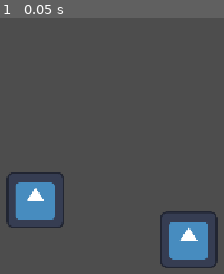
Above: before the commit, frame 1.
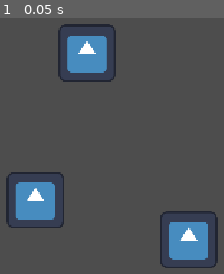
Above: after the commit, the same moment.

Repository: jakobbbb/find-your-boo
Game: Godot game, scene res://test.tscn
Same seed, same stepped clock (60 frames per second), same inputs: the game is played once before the commit and once after it. The engine's default icon, where the game draws it, is replaced by a stand-in: a white triangle on a blue panel in a dark square.
Inputs:
- Up to frame 1 (0.05 s): no input

The runs differ from the first frame. In frame 1, 3.5% of the frame differs, in the area x 25-52%, y 2-25%.

Commit message:
Camera arrows

Diff:
--- /dev/null
+++ b/prefabs/arrow.tscn
@@ -0,0 +1,22 @@
+[gd_scene format=3 uid="uid://bblklwajfea5g"]
+
+[ext_resource type="Script" uid="uid://bmkb0ieuggist" path="res://scripts/cam_arrow.gd" id="1_6ga5o"]
+[ext_resource type="Texture2D" uid="uid://cxab3j7s6yvf4" path="res://icon.svg" id="2_54s7l"]
+
+[sub_resource type="RectangleShape2D" id="RectangleShape2D_0bbe5"]
+size = Vector2(129, 128)
+
+[node name="Arrow" type="Node2D" unique_id=438049094]
+script = ExtResource("1_6ga5o")
+metadata/DialogueNode = ""
+
+[node name="Sprite2D" type="Sprite2D" parent="." unique_id=177765413]
+texture = ExtResource("2_54s7l")
+
+[node name="Area2D" type="Area2D" parent="Sprite2D" unique_id=1716052840]
+
+[node name="CollisionShape2D" type="CollisionShape2D" parent="Sprite2D/Area2D" unique_id=685501766]
+position = Vector2(-0.5, 0)
+shape = SubResource("RectangleShape2D_0bbe5")
+
+[connection signal="input_event" from="Sprite2D/Area2D" to="." method="_on_area_2d_input_event"]
--- a/scripts/cam.gd
+++ b/scripts/cam.gd
@@ -1,4 +1,12 @@
 extends Camera2D
 
+var a = []
+
 func _ready() -> void:
+	for c in get_children():
+		if c.name == "Arrow":
+			a.append(c)
+
+
+func _on_arrow_pressed() -> void:
 	make_current()
--- /dev/null
+++ b/scripts/cam_arrow.gd
@@ -0,0 +1,9 @@
+extends Node
+
+signal pressed
+
+
+func _on_area_2d_input_event(viewport: Node, event: InputEvent, shape_idx: int) -> void:
+	if event.is_pressed():
+		print("Arrow says hi")
+		pressed.emit()
--- a/test.tscn
+++ b/test.tscn
@@ -4,6 +4,7 @@
 [ext_resource type="Script" uid="uid://cxrjk51dlyvni" path="res://scripts/gamemanager.gd" id="1_ykrsh"]
 [ext_resource type="PackedScene" uid="uid://k7yl21ee00ji" path="res://prefabs/yarn_dialogue_runner.tscn" id="3_6uqi0"]
 [ext_resource type="Script" uid="uid://d1dcuekbom66u" path="res://scripts/cam.gd" id="4_ppyta"]
+[ext_resource type="PackedScene" uid="uid://bblklwajfea5g" path="res://prefabs/arrow.tscn" id="5_ykrsh"]
 
 [node name="Test" type="Node2D" unique_id=63273623]
 script = ExtResource("1_ykrsh")
@@ -23,3 +24,17 @@
 position = Vector2(570, 320)
 zoom = Vector2(0.64, 0.64)
 script = ExtResource("4_ppyta")
+
+[node name="Arrow" parent="Camera2D" unique_id=1753165597 instance=ExtResource("5_ykrsh")]
+position = Vector2(2, -618)
+
+[node name="Camera2D2" type="Camera2D" parent="." unique_id=2021939344]
+position = Vector2(568, -696)
+zoom = Vector2(0.64, 0.64)
+script = ExtResource("4_ppyta")
+
+[node name="Arrow" parent="Camera2D2" unique_id=1754077635 instance=ExtResource("5_ykrsh")]
+position = Vector2(2, 627)
+
+[connection signal="pressed" from="Camera2D/Arrow" to="Camera2D" method="_on_arrow_pressed"]
+[connection signal="pressed" from="Camera2D2/Arrow" to="Camera2D2" method="_on_arrow_pressed"]
Not shown, added: scripts/cam_arrow.gd.uid
